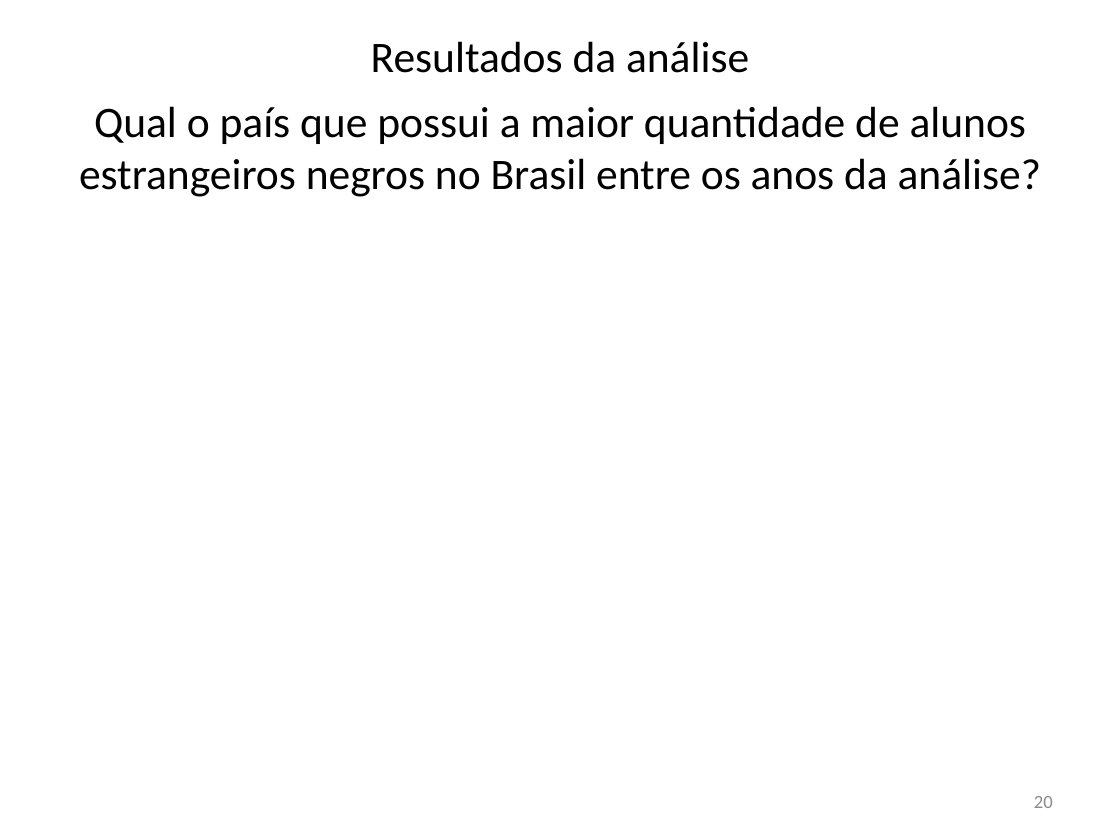
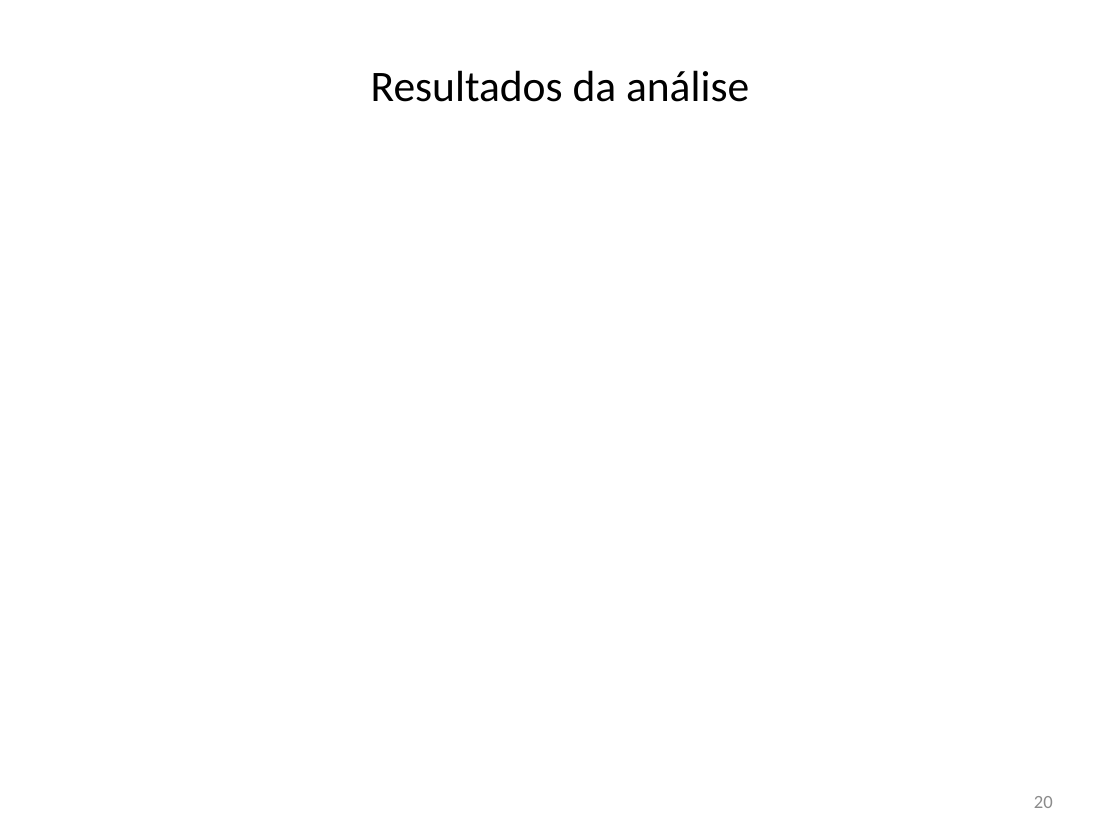
Before and after one commit to krieggerms/Analise-da-Insercao-do-Aluno-Negro-com-BI, a slide deck: slide 20 of APRESENTAÇÃO TCC.pptx. Drawn at 1120x840 pixels with LibreOffice and Linux fonts; fonts in the diff are those of the drawing; background and template pictures are left out. Boxes give left, top, right and bottom in pixels: in the first picture for what was removed or moved away, otherwise in the second. Text is boxed around its words. In the diff, an @@ line names an element or a change of style, - is before the commit and + after.

```diff
--- a/APRESENTAÇÃO TCC.pptx
+++ b/APRESENTAÇÃO TCC.pptx
@@ text "Resultados da análise": place and size @@
-text "Resultados da análise" at bbox=[371, 41, 749, 73]
+text "Resultados da análise" at bbox=[371, 70, 749, 102]
@@ text removed at bbox=[79, 106, 1041, 197] @@
-Qual o país que possui a maior quantidade de alunos estrangeiros negros no Brasil entre os anos da análise?
```
Also in this commit, not shown: 16 other slides changed, 1 other file.
